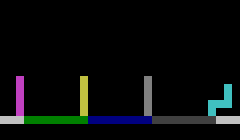
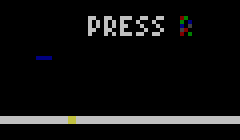
Before/after of a 240x140 layered artwork. What changed in the layer stack:
showed "Level 10", painted on it over [16, 16, 232, 124]
